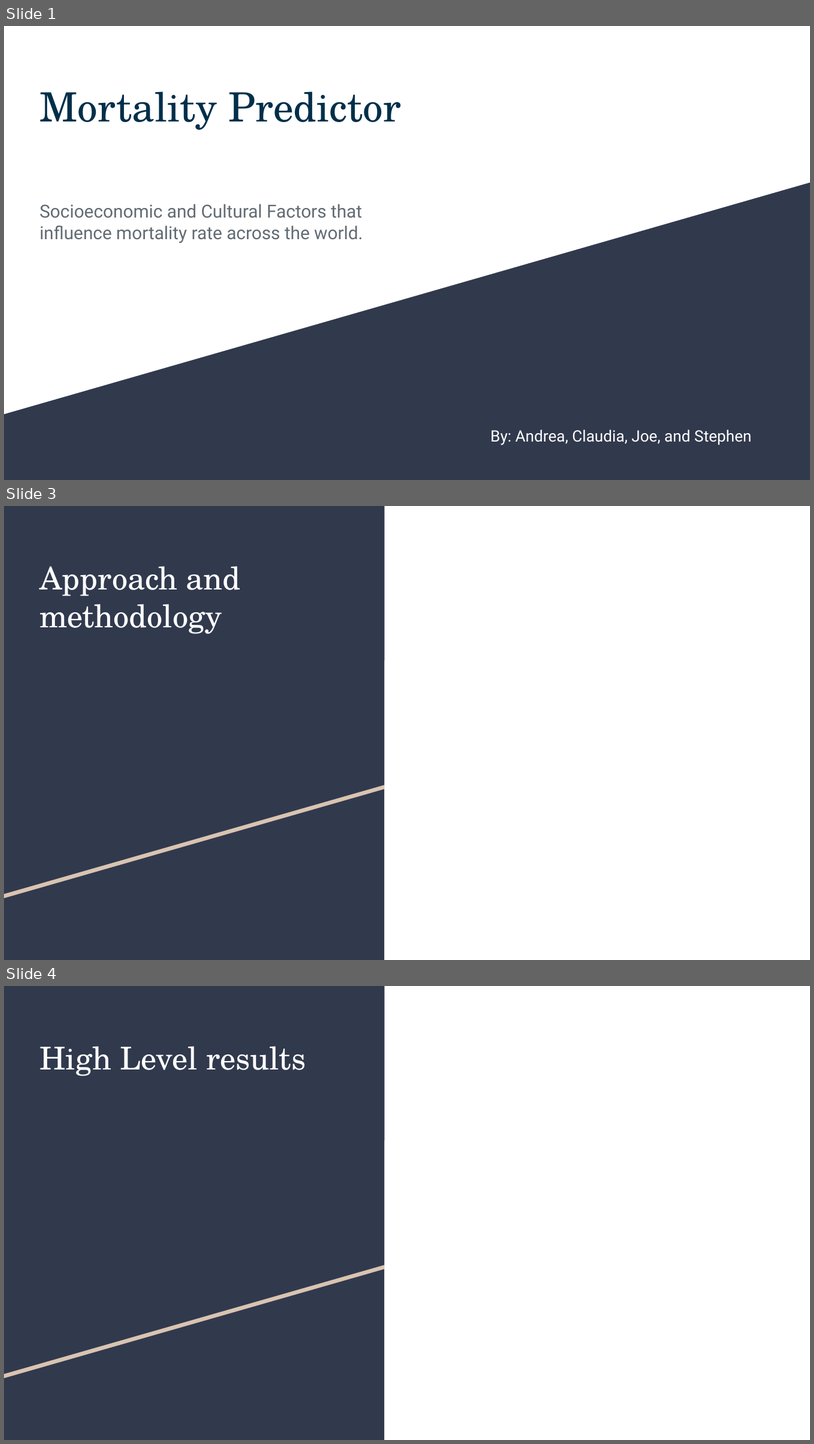
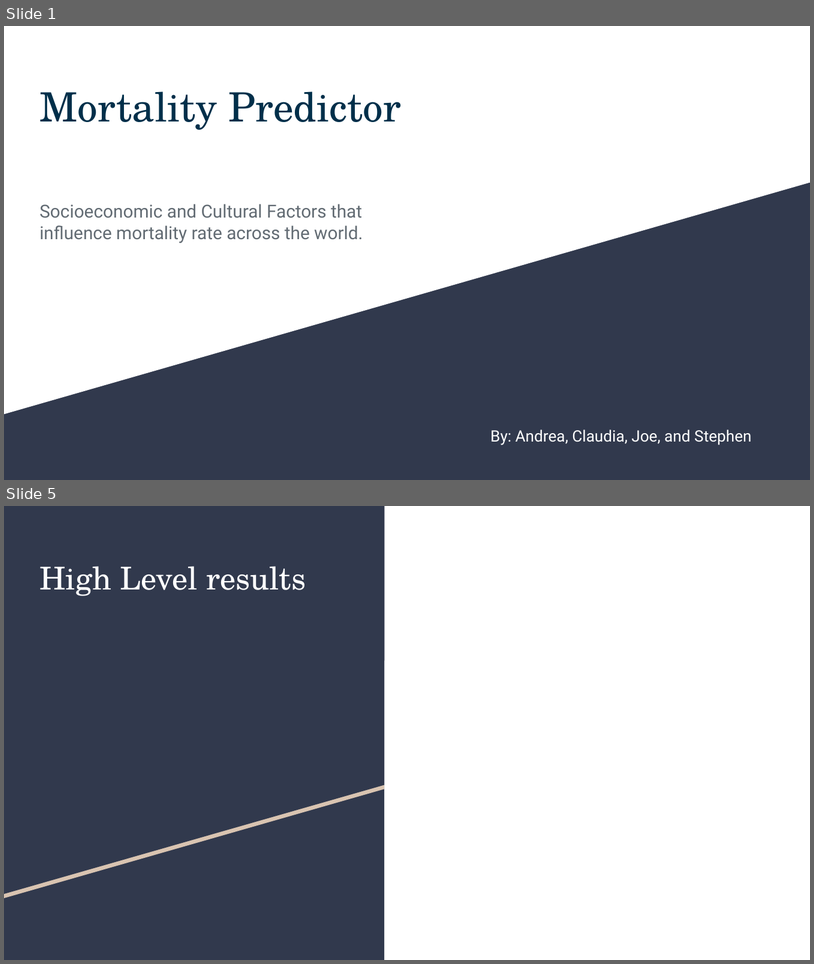
Before and after one commit to StephenDini/Mortality_Predictor, a slide deck: Mortality Predictor.pptx. Shown one above the other, each under a label of ours: slides 1, 3 and 4 before the commit, slides 1 and 5 after it; the slides between them are not shown. The pictures are 814x1444 and 814x964 pixels, drawn with LibreOffice and Linux fonts; fonts in the diff are those of the drawing. Boxes give left, top, right and bottom in pixels: in the first picture for what was removed or moved away, otherwise in the second. Text is boxed around its words. In the diff, an @@ line names an element or a change of style, - is before the commit and + after.

```diff
--- a/Mortality Predictor.pptx
+++ b/Mortality Predictor.pptx
@@ slide 3 removed at bbox=[4, 506, 810, 960], background #FFFFFF; not listed: 3 template elements that a slide beside it also shows @@
@@ title removed at bbox=[39, 566, 241, 634] @@
-Approach and methodology
@@ what was slide 4 is now slide 5 @@
```
Also in this commit, not shown: 3 slides added, 1 other slide removed.
